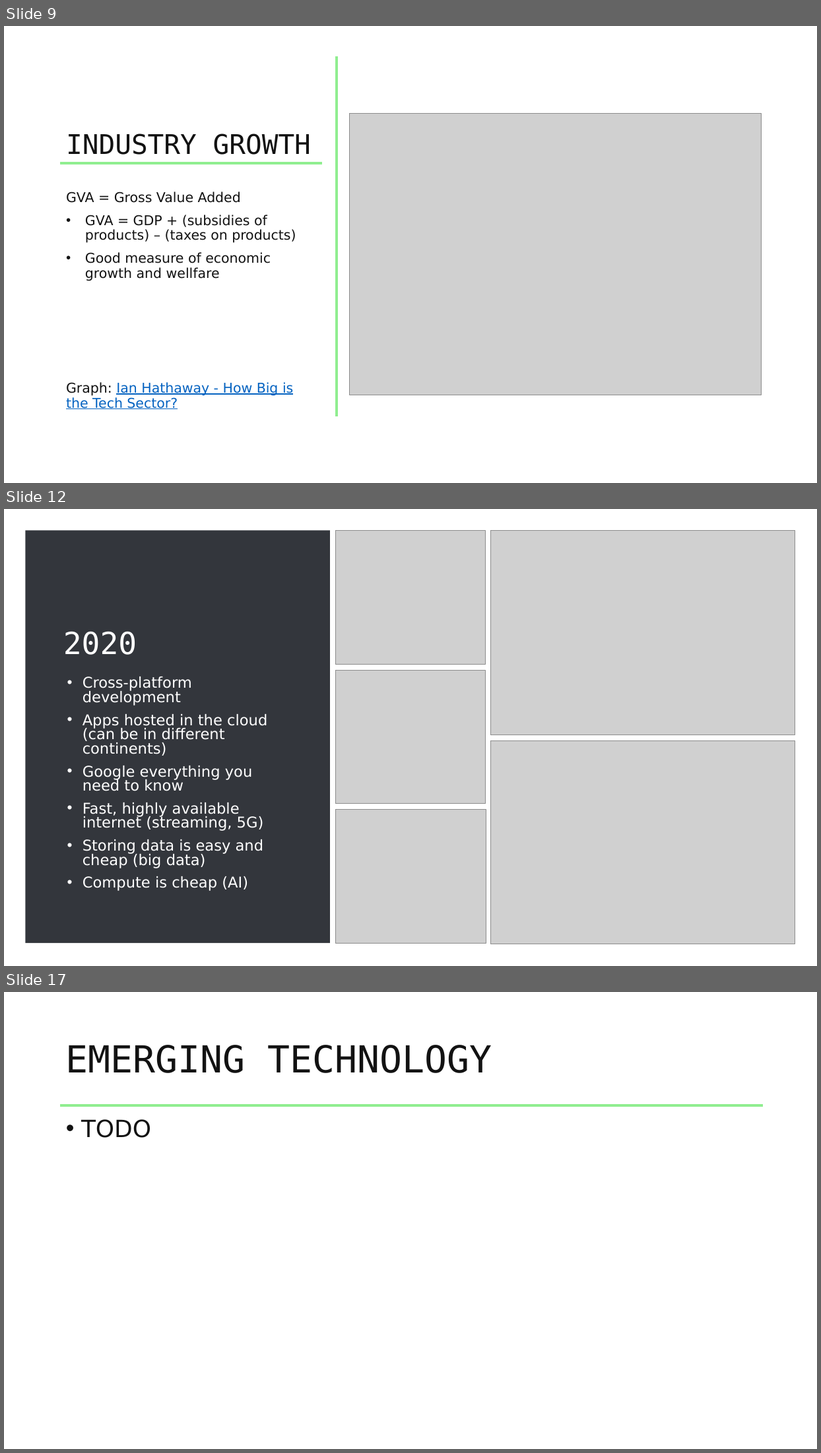
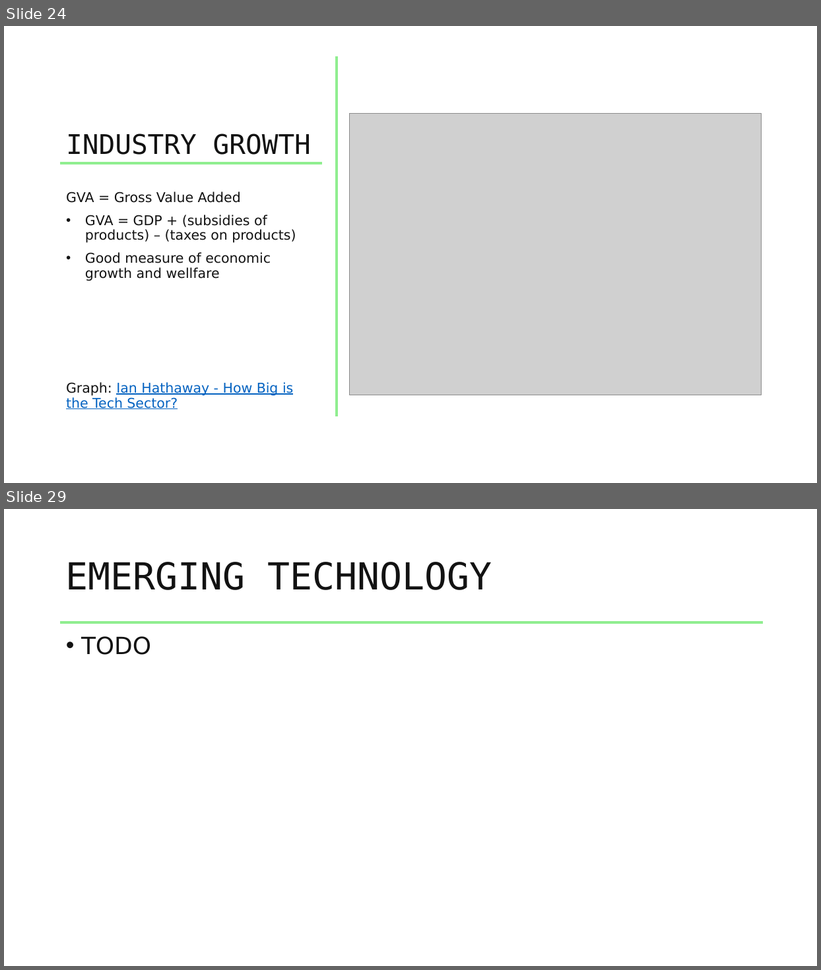
Before and after one commit to benchiverton/Blog, a slide deck: src/BenChiverton.Blog/Resources/Downloads/evolution_of_IT/evolution_of_IT.pptx. Shown one above the other, each under a label of ours: slides 9, 12 and 17 before the commit, slides 24 and 29 after it; the slides between them are not shown. The pictures are 821x1453 and 821x970 pixels, drawn with LibreOffice and Linux fonts; fonts in the diff are those of the drawing; grey boxes stand for pictures. Boxes give left, top, right and bottom in pixels: in the first picture for what was removed or moved away, otherwise in the second. Text is boxed around its words. In the diff, an @@ line names an element or a change of style, - is before the commit and + after.

```diff
--- a/src/BenChiverton.Blog/Resources/Downloads/evolution_of_IT/evolution_of_IT.pptx
+++ b/src/BenChiverton.Blog/Resources/Downloads/evolution_of_IT/evolution_of_IT.pptx
@@ slide 12 removed at [4, 509, 817, 966], background #474747 @@
@@ rectangle removed at [4, 509, 817, 966] @@
@@ rectangle removed at [25, 530, 330, 943] @@
@@ picture removed at [335, 531, 485, 665] @@
@@ picture removed at [491, 531, 796, 735] @@
@@ title removed at [63, 631, 137, 655] @@
-2020
@@ text removed at [83, 677, 267, 891] @@
-• Cross-platform development
-• Apps hosted in the cloud (can be in different continents)
-• Google everything you need to know
-• Fast, highly available internet (streaming, 5G)
-• Storing data is easy and cheap (big data)
-• Compute is cheap (AI)
@@ picture removed at [335, 671, 485, 804] @@
@@ picture removed at [491, 741, 796, 945] @@
@@ picture removed at [336, 810, 486, 943] @@
@@ what was slide 9 is now slide 24 @@
@@ what was slide 17 is now slide 29 @@
```
Also in this commit, not shown: 8 slides changed, 15 slides added, 2 other slides removed.
